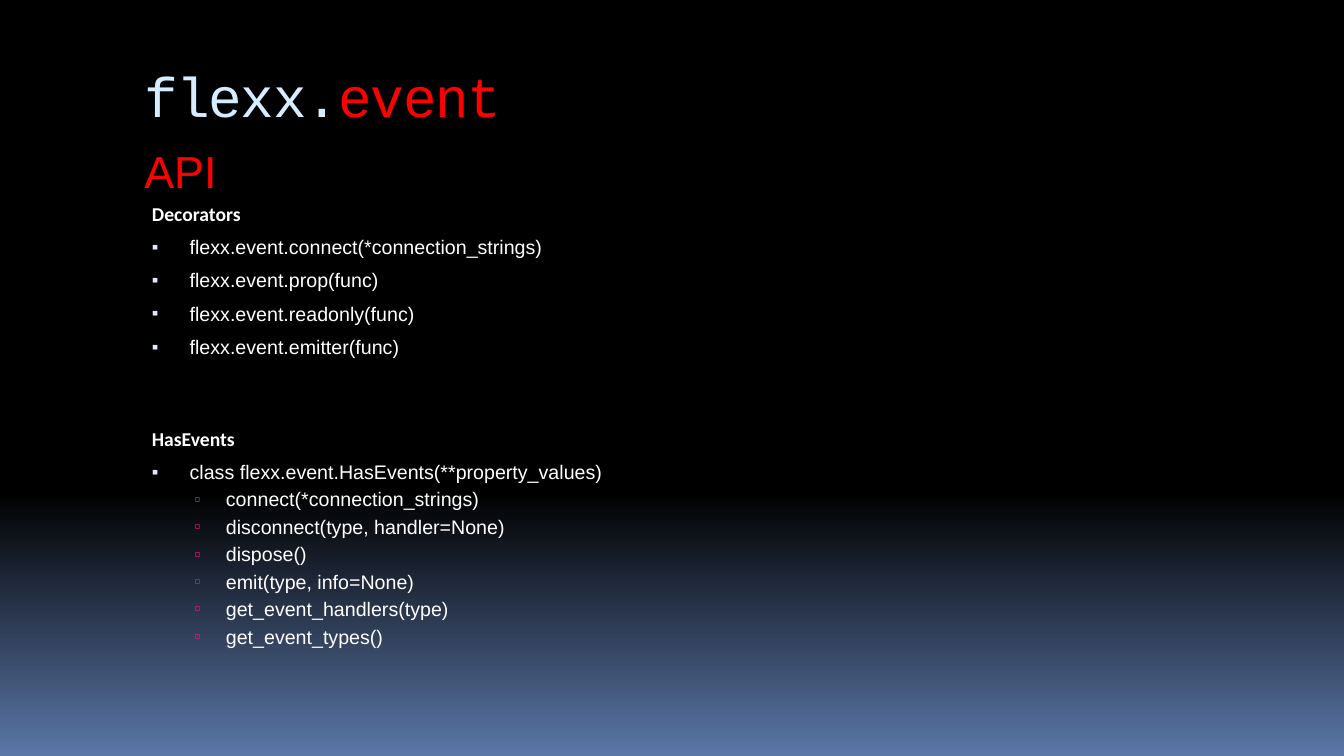
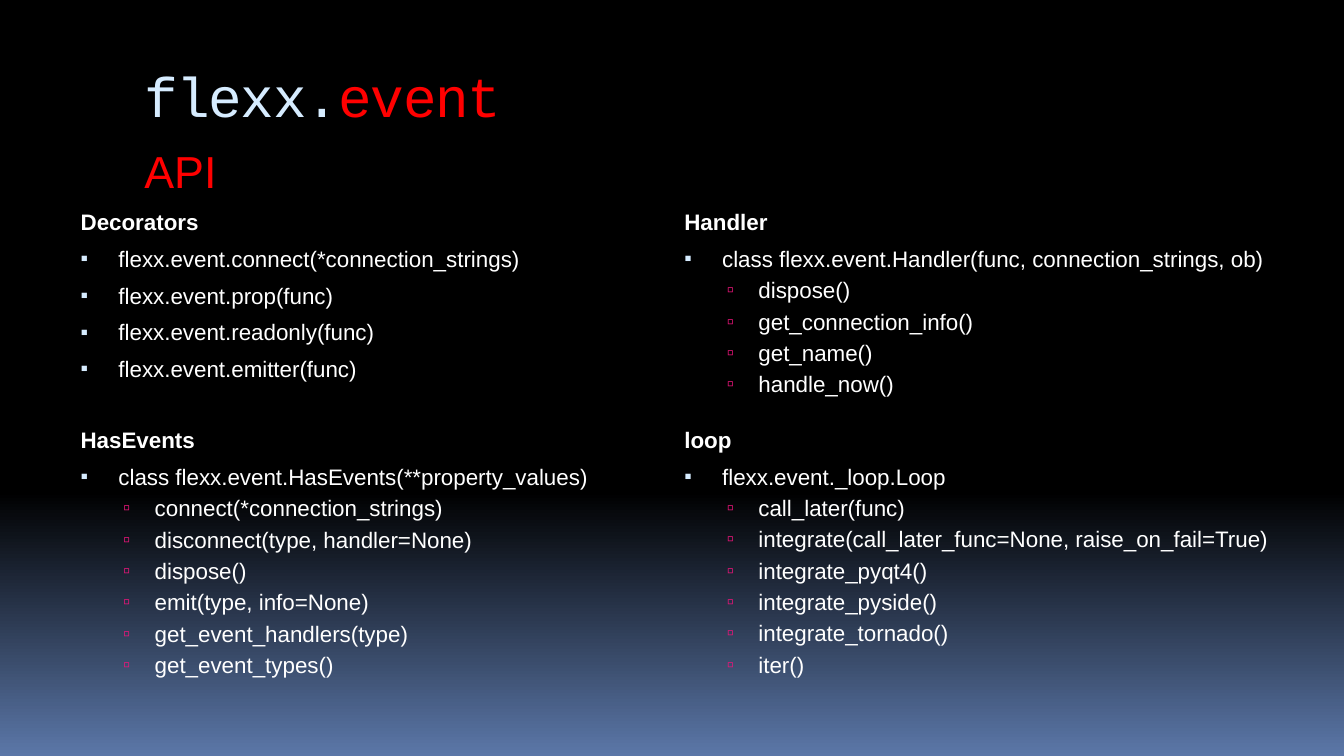
Before and after one commit to 260936767/UpdateServer, a slide deck: slide 66 of flexx_study/report for python&flexx.pptx. Drawn at 1344x756 pixels with LibreOffice and Linux fonts; fonts in the diff are those of the drawing. Boxes give left, top, right and bottom in pixels: in the first picture for what was removed or moved away, otherwise in the second. Text is boxed around its words. In the diff, an @@ line names an element or a change of style, - is before the commit and + after.

```diff
--- a/flexx_study/report for python&flexx.pptx
+++ b/flexx_study/report for python&flexx.pptx
@@ text "Decorators": place and size @@
-text "Decorators" at (152,208,542,358)
+text "Decorators" at (81,214,519,382)
@@ text "Decorators" at (81,214,519,382): size 14 to 16 pt; font Calibri to Arial in "Decorators" @@
@@ text added at (684,213,1263,397), 16 pt, text #FFFFFF @@
+Handler
+▪ class flexx.event.Handler(func, connection_strings, ob)
+  ▫ dispose()
+  ▫ get_connection_info()
+  ▫ get_name()
+  ▫ handle_now()
@@ text "HasEvents": place and size @@
-text "HasEvents" at (152,433,602,648)
+text "HasEvents" at (81,432,587,678)
@@ text "HasEvents" at (81,432,587,678): size 14 to 16 pt; font Calibri to Arial in "HasEvents" @@
@@ text added at (684,431,1267,678), 16 pt, text #FFFFFF @@
+loop
+▪ flexx.event._loop.Loop
+  ▫ call_later(func)
+  ▫ integrate(call_later_func=None, raise_on_fail=True)
+  ▫ integrate_pyqt4()
+  ▫ integrate_pyside()
+  ▫ integrate_tornado()
+  ▫ iter()
```
Also in this commit, not shown: 5 other slides changed.
